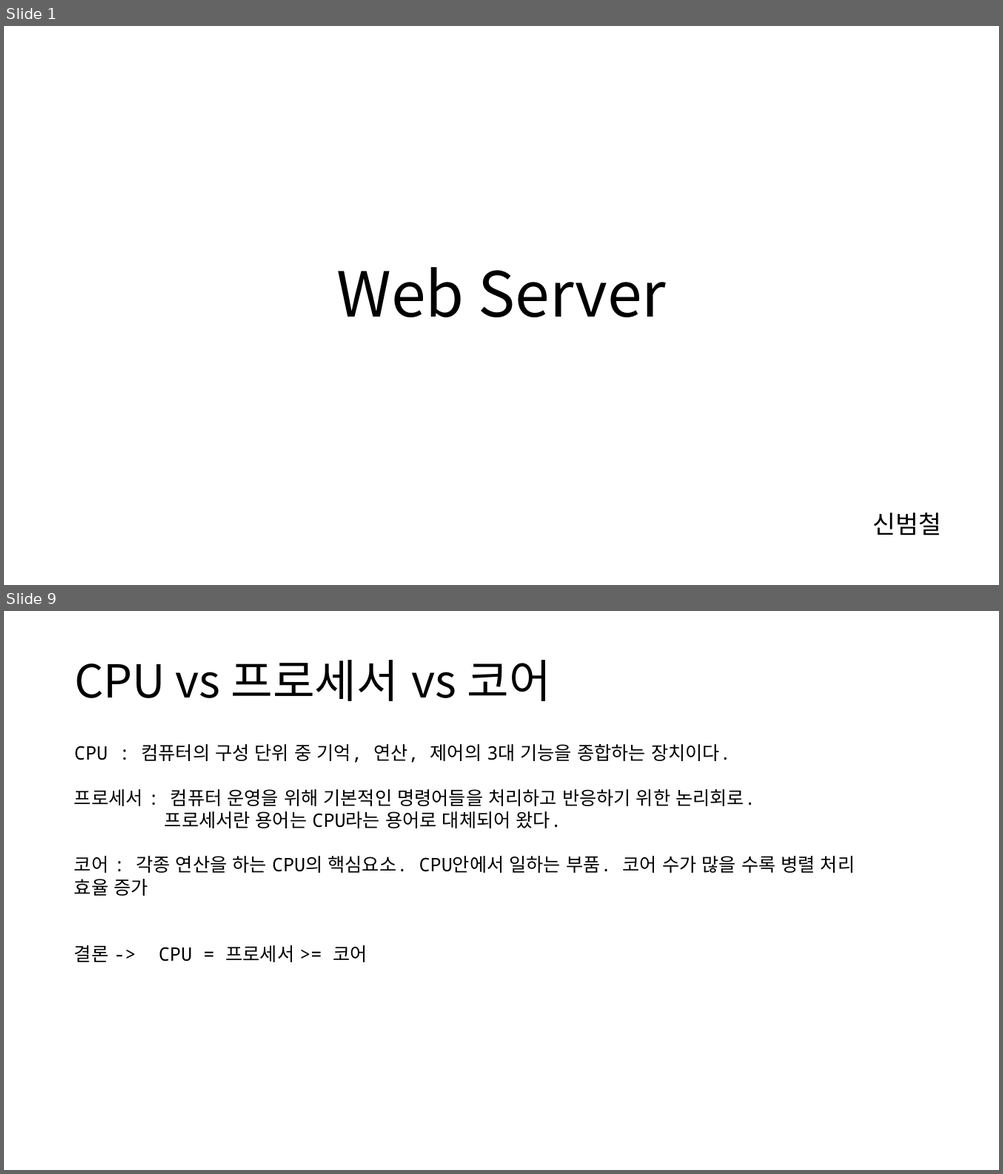
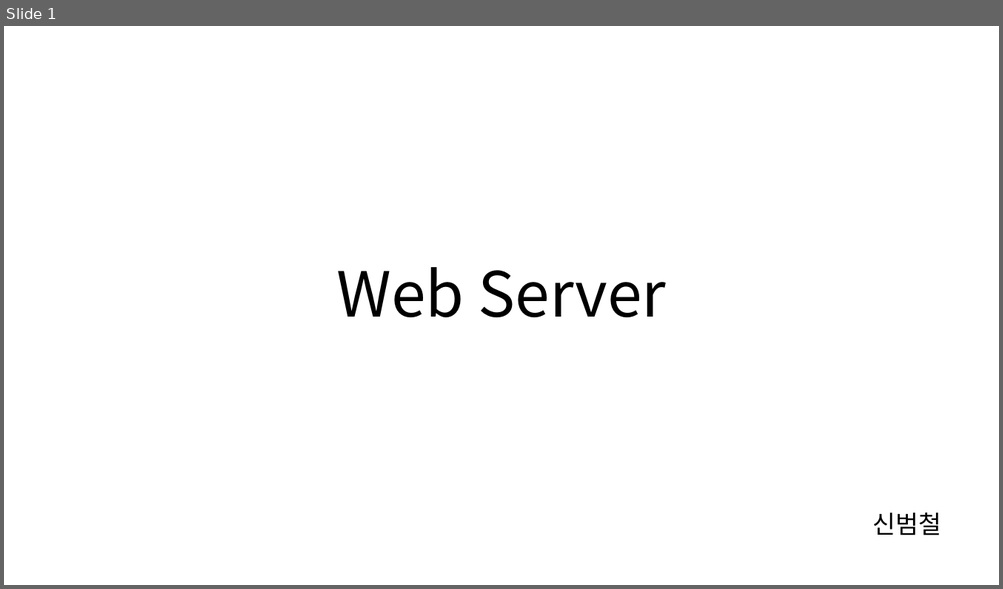
Before and after one commit to cs-study-org/cs-study, a slide deck: 16/beom/WebServer.pptx. Shown one above the other, each under a label of ours: slides 1 and 9 before the commit, slide 1 after it; the slides between them are not shown. The pictures are 1003x1174 and 1003x589 pixels, drawn with LibreOffice and Linux fonts; fonts in the diff are those of the drawing. Boxes give left, top, right and bottom in pixels: in the first picture for what was removed or moved away, otherwise in the second. Text is boxed around its words. In the diff, an @@ line names an element or a change of style, - is before the commit and + after.

```diff
--- a/16/beom/WebServer.pptx
+++ b/16/beom/WebServer.pptx
@@ slide 9 removed at bbox=[4, 611, 999, 1170], background #FFFFFF @@
@@ title removed at bbox=[74, 660, 550, 701] @@
-CPU vs 프로세서 vs 코어
@@ text removed at bbox=[74, 744, 854, 963] @@
-CPU : 컴퓨터의 구성 단위 중 기억, 연산, 제어의 3대 기능을 종합하는 장치이다.
-프로세서 : 컴퓨터 운영을 위해 기본적인 명령어들을 처리하고 반응하기 위한 논리회로.
-프로세서란 용어는 CPU라는 용어로 대체되어 왔다.
-코어 : 각종 연산을 하는 CPU의 핵심요소. CPU안에서 일하는 부품. 코어 수가 많을 수록 병렬 처리 효율 증가
-결론 -> CPU = 프로세서 >= 코어
```
Also in this commit, not shown: 2 slides changed, 8 slides added, 8 other slides removed.
